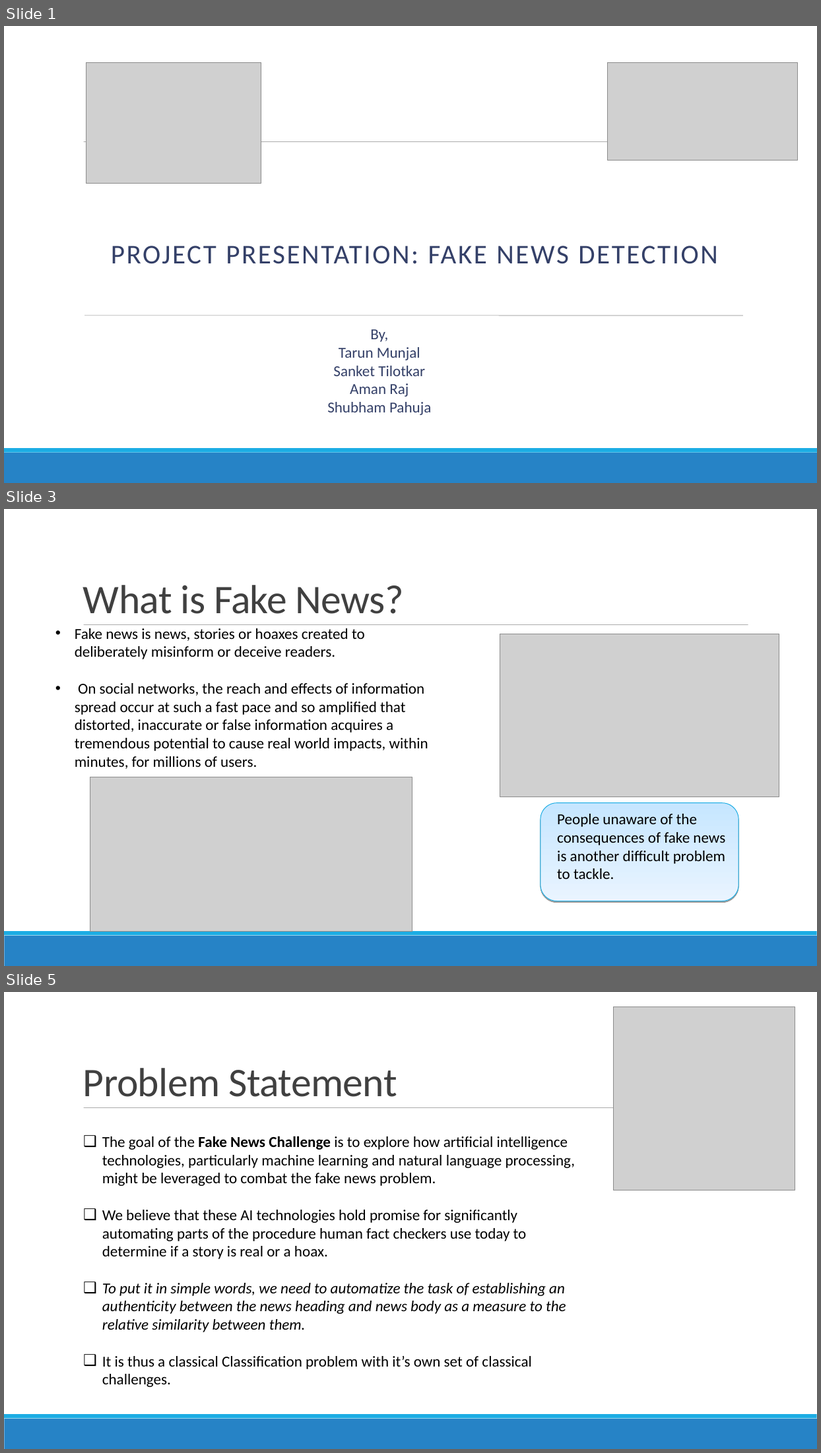
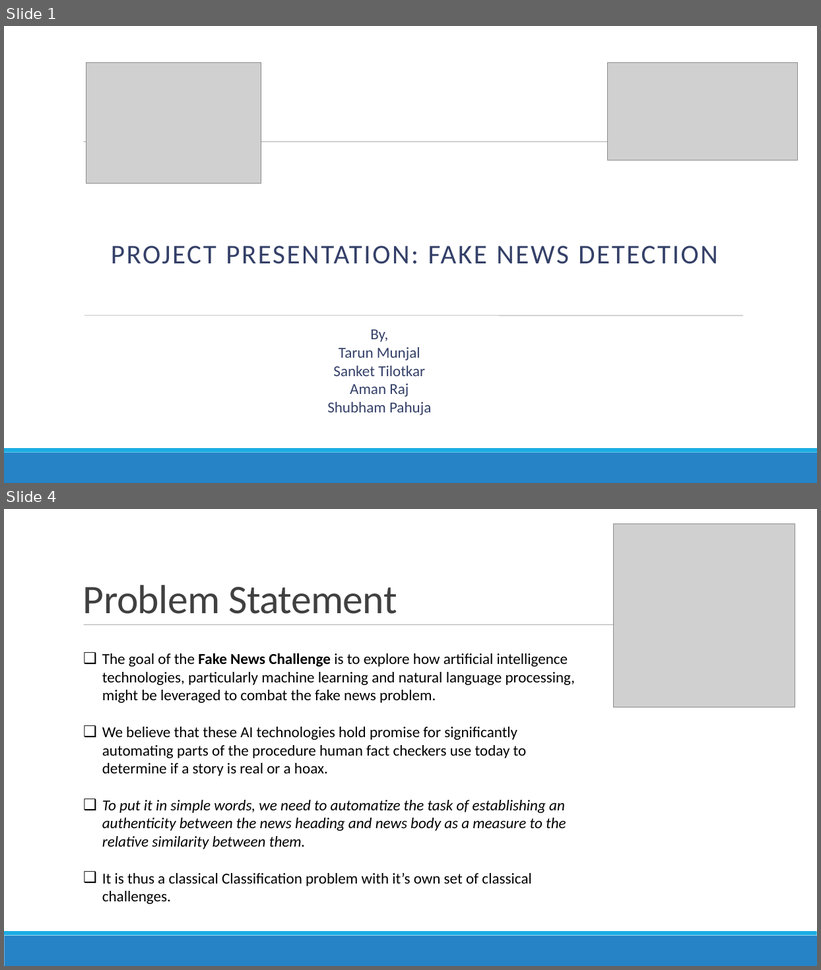
Before and after one commit to shubham-pahuja/FakeNewsDetection, a slide deck: Presentation-3.odp. Shown one above the other, each under a label of ours: slides 1, 3 and 5 before the commit, slides 1 and 4 after it; the slides between them are not shown. The pictures are 821x1453 and 821x970 pixels, drawn with LibreOffice and Linux fonts; fonts in the diff are those of the drawing; grey boxes stand for pictures. Boxes give left, top, right and bottom in pixels: in the first picture for what was removed or moved away, otherwise in the second. Text is boxed around its words. In the diff, an @@ line names an element or a change of style, - is before the commit and + after.

```diff
--- a/Presentation-3.odp
+++ b/Presentation-3.odp
@@ slide 3 removed at (4, 509, 817, 966), background #FFFFFF; not listed: 3 template elements that a slide beside it also shows @@
@@ text removed at (83, 585, 404, 614) @@
-What is Fake News?
@@ text removed at (75, 628, 428, 769) @@
-• Fake news is news, stories or hoaxes created to deliberately misinform or deceive readers.
-• On social networks, the reach and effects of information spread occur at such a fast pace and so amplified that distorted, inaccurate or false information acquires a tremendous potential to cause real world impacts, within minutes, for millions of users.
@@ picture removed at (500, 634, 780, 797) @@
@@ picture removed at (90, 778, 413, 931) @@
@@ rounded rectangle removed at (541, 803, 739, 901) @@
@@ text removed at (557, 814, 725, 879) @@
-People unaware of the consequences of fake news is another difficult problem to tackle.
@@ what was slide 5 is now slide 4 @@
```
Also in this commit, not shown: 3 slides changed, 3 other files.
